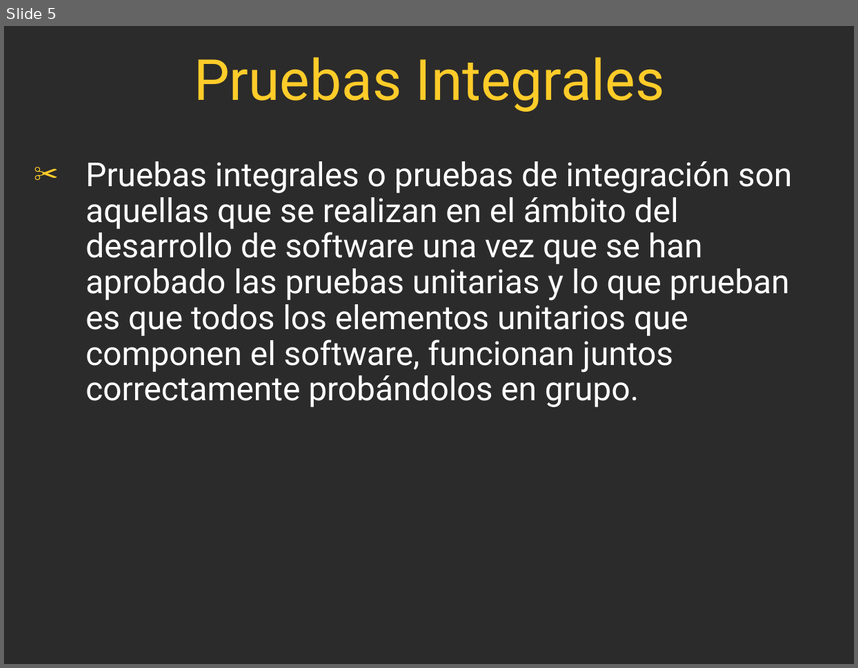
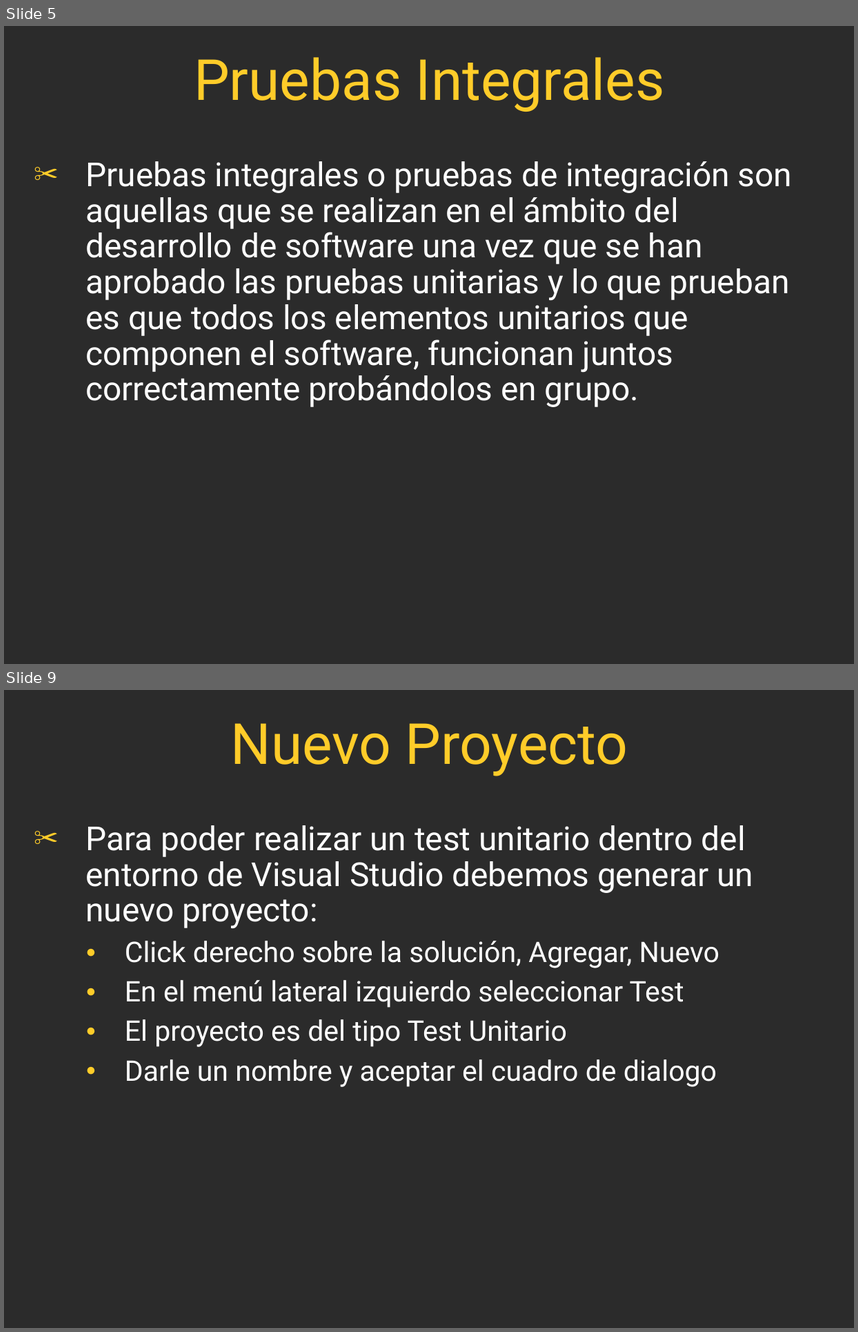
Before and after one commit to FedeDavila1984/utn_prog_y_lab_II, a slide deck: PPTs/ProgramacionII_Clase_16-2017.ppt. Shown one above the other, each under a label of ours: slide 5 before the commit, slides 5 and 9 after it; the slides between them are not shown. The pictures are 858x668 and 858x1332 pixels, drawn with LibreOffice and Linux fonts; fonts in the diff are those of the drawing; background and template pictures are left out; a plain dark background stands for a picture behind light text. Boxes give left, top, right and bottom in pixels: in the first picture for what was removed or moved away, otherwise in the second. Text is boxed around its words. In the diff, an @@ line names an element or a change of style, - is before the commit and + after.

```diff
--- a/PPTs/ProgramacionII_Clase_16-2017.ppt
+++ b/PPTs/ProgramacionII_Clase_16-2017.ppt
@@ slide 9 added at <box>4,690,854,1328</box>, background picture (left out) @@
@@ title added at <box>231,723,628,776</box>, 48 pt, text #FFCC29 @@
+Nuevo Proyecto
@@ text added at <box>85,825,753,1087</box>, 24 pt, text #FFFFFF @@
+✂ Para poder realizar un test unitario dentro del entorno de Visual Studio debemos generar un nuevo proyecto:
+  ● Click derecho sobre la solución, Agregar, Nuevo
+  ● En el menú lateral izquierdo seleccionar Test
+  ● El proyecto es del tipo Test Unitario
+  ● Darle un nombre y aceptar el cuadro de dialogo
```
Also in this commit, not shown: 3 slides changed, 9 other slides added, 41 other files.
